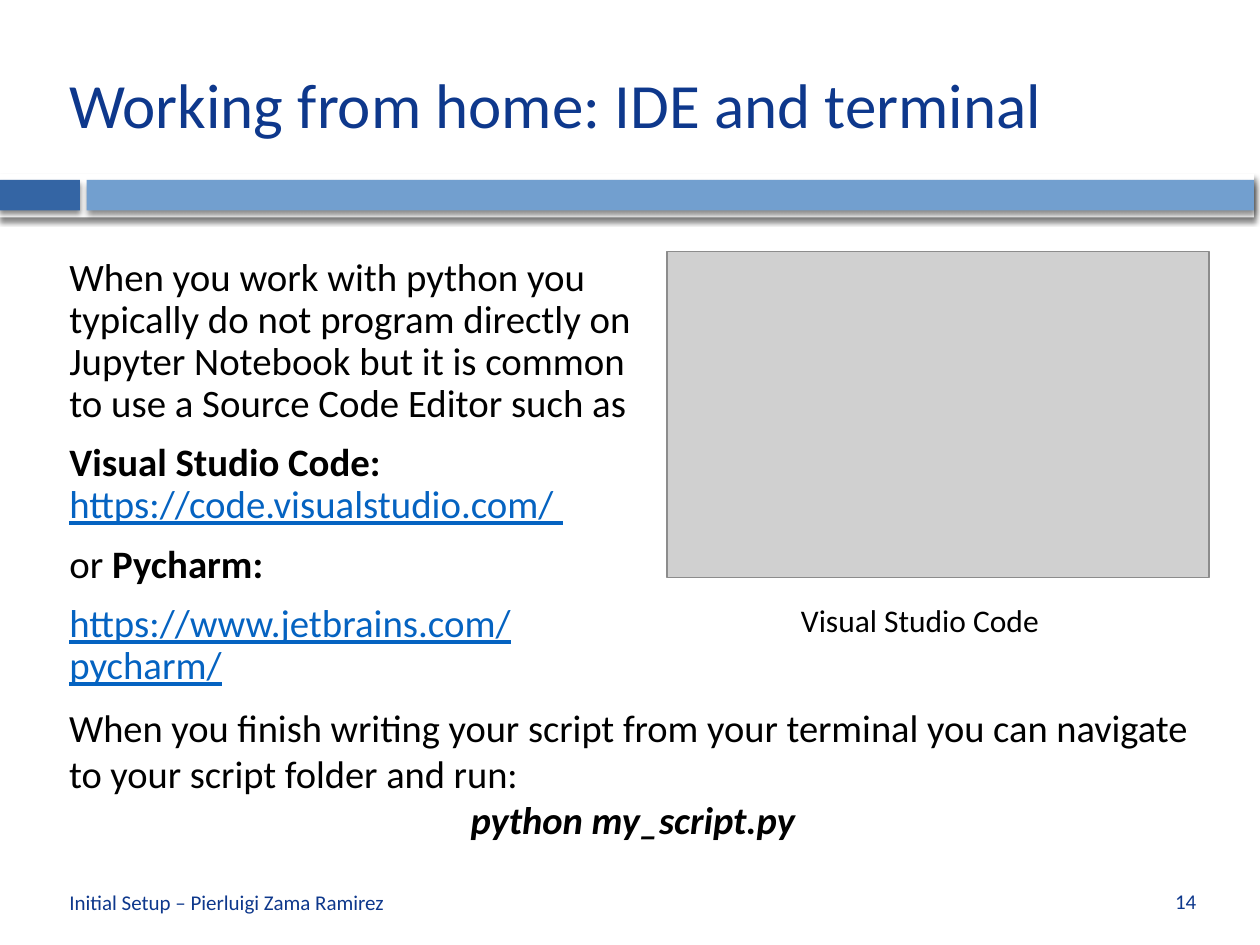
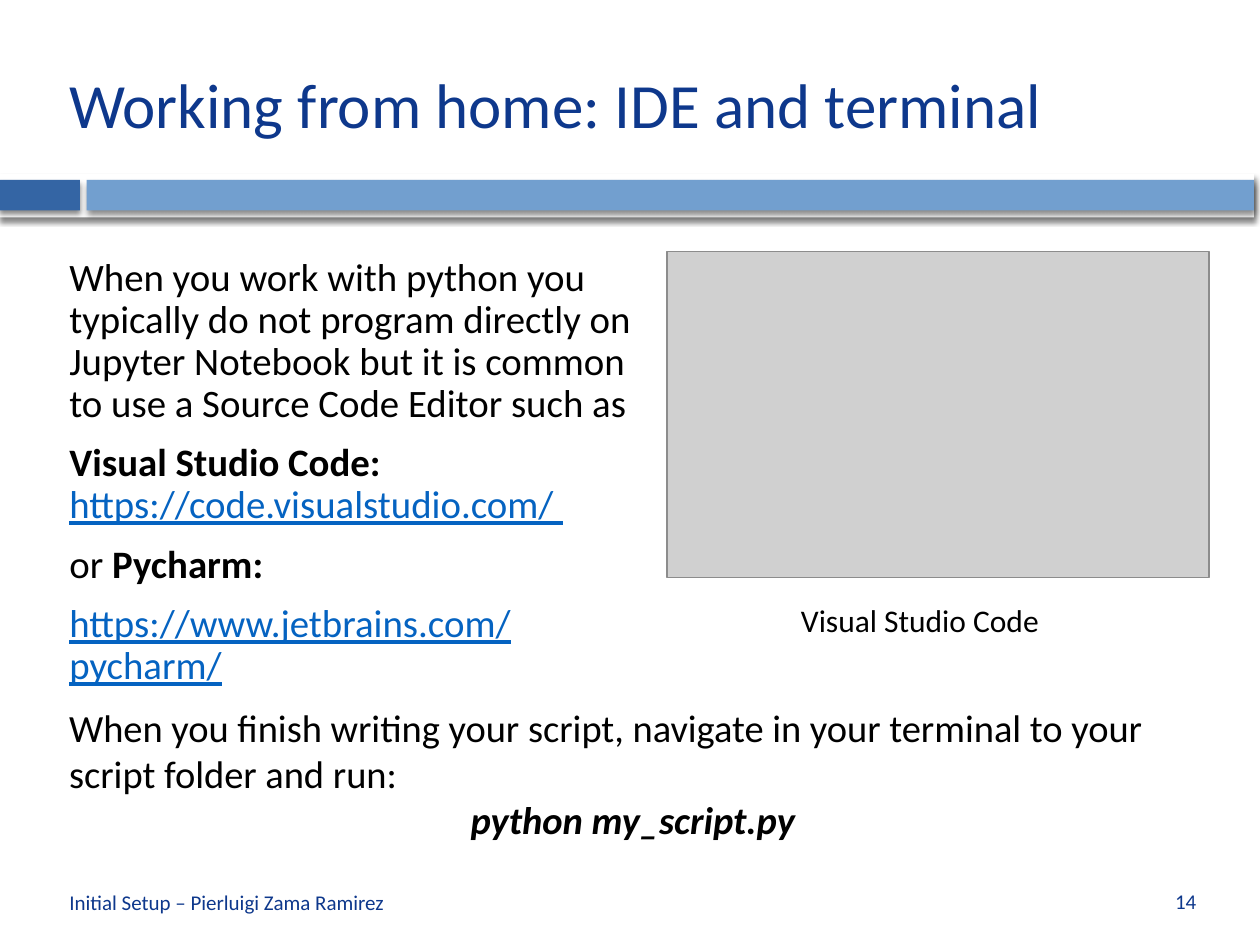
Before and after one commit to CVLAB-Unibo/ComputerVisionImageProcessing-LabSessions, a slide deck: slide 14 of LabSession0 - Initial Setup.pptx. Drawn at 1260x945 pixels with LibreOffice and Linux fonts; fonts in the diff are those of the drawing; grey boxes stand for pictures; background and template pictures are left out. Boxes give left, top, right and bottom in pixels: in the first picture for what was removed or moved away, otherwise in the second. Text is boxed around its words. In the diff, an @@ line names an element or a change of style, - is before the commit and + after.

```diff
--- a/LabSession0 - Initial Setup.pptx
+++ b/LabSession0 - Initial Setup.pptx
@@ text at [69, 715, 1142, 795]: text changed @@
-When you finish writing your script from your terminal you can navigate to your script folder and run:
+When you finish writing your script, navigate in your terminal to your script folder and run:
```
Also in this commit, not shown: 5 other slides changed.
